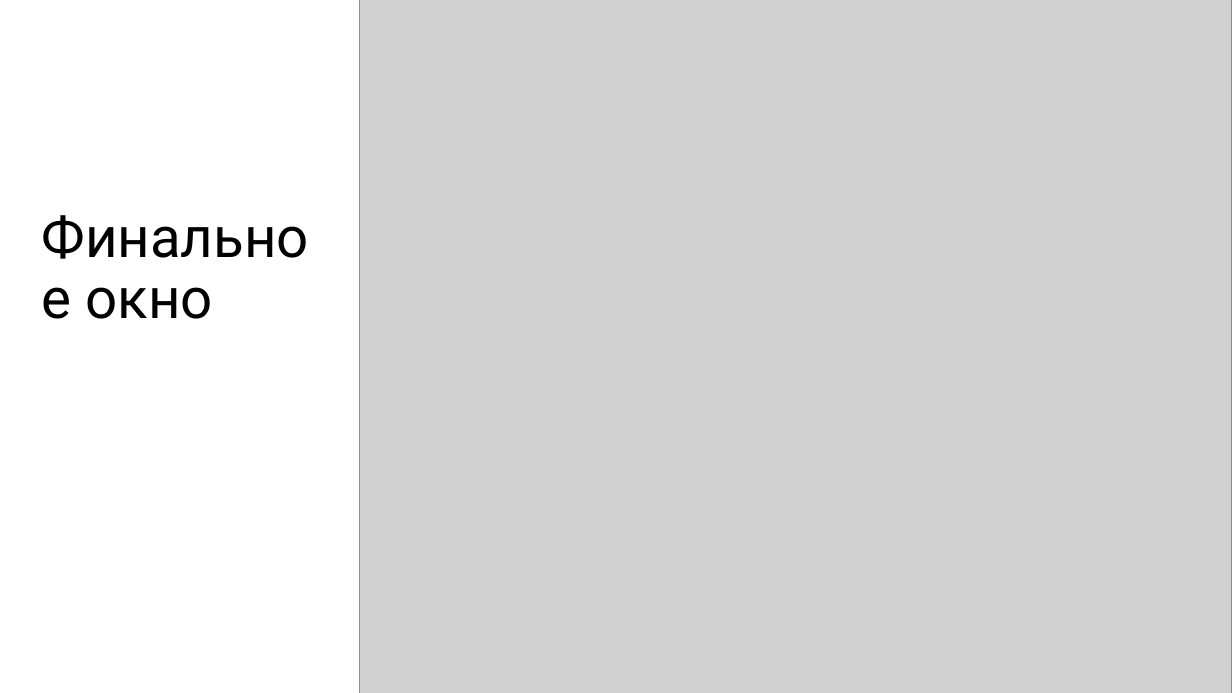
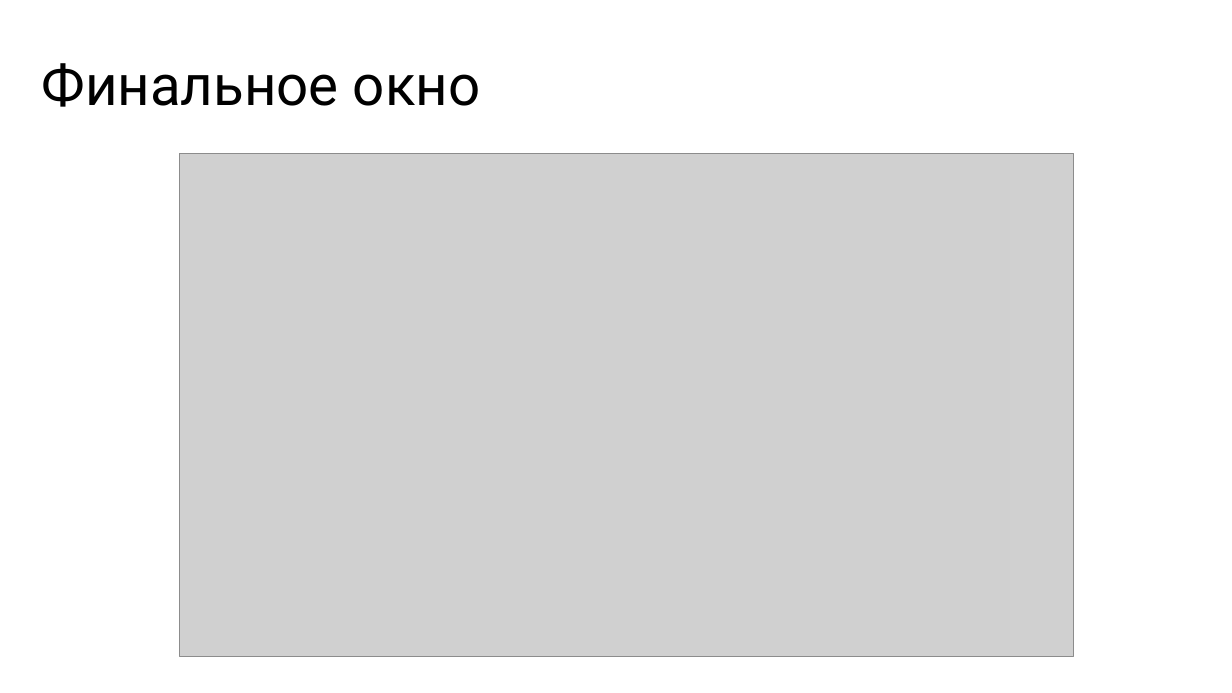
Before and after one commit to DomiStjls/Space-Shooter, a slide deck: slide 5 of Space Shooter.pptx. Drawn at 1232x693 pixels with LibreOffice and Linux fonts; fonts in the diff are those of the drawing; grey boxes stand for pictures. Boxes give left, top, right and bottom in pixels: in the first picture for what was removed or moved away, otherwise in the second. Text is boxed around its words. In the diff, an @@ line names an element or a change of style, - is before the commit and + after.

Commit message:
пр

```diff
--- a/Space Shooter.pptx
+++ b/Space Shooter.pptx
@@ title "Финальное окно" rewrapped from box(86, 287, 213, 319) to box(42, 63, 480, 107) @@
@@ picture: place and size @@
-picture at box(360, 0, 1232, 693)
+picture at box(179, 153, 1074, 656)
```
Also in this commit, not shown: 2 other slides changed.
